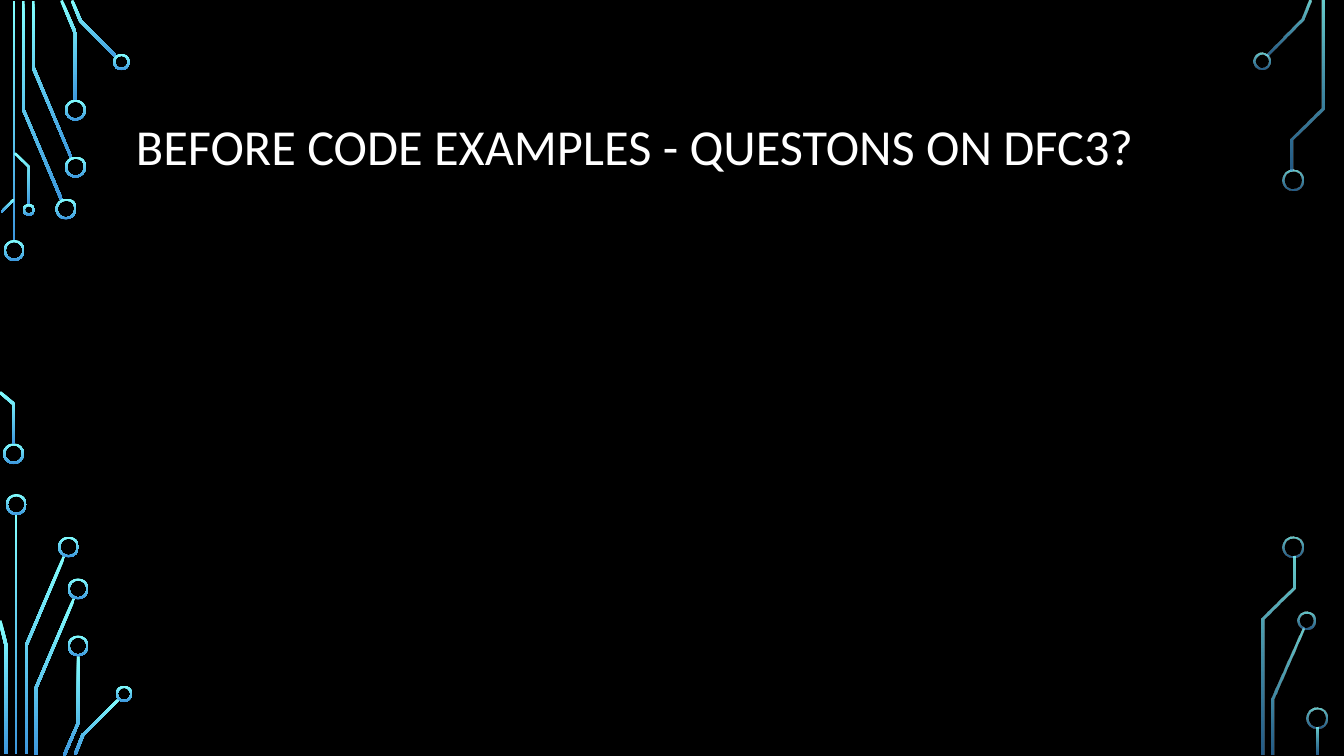
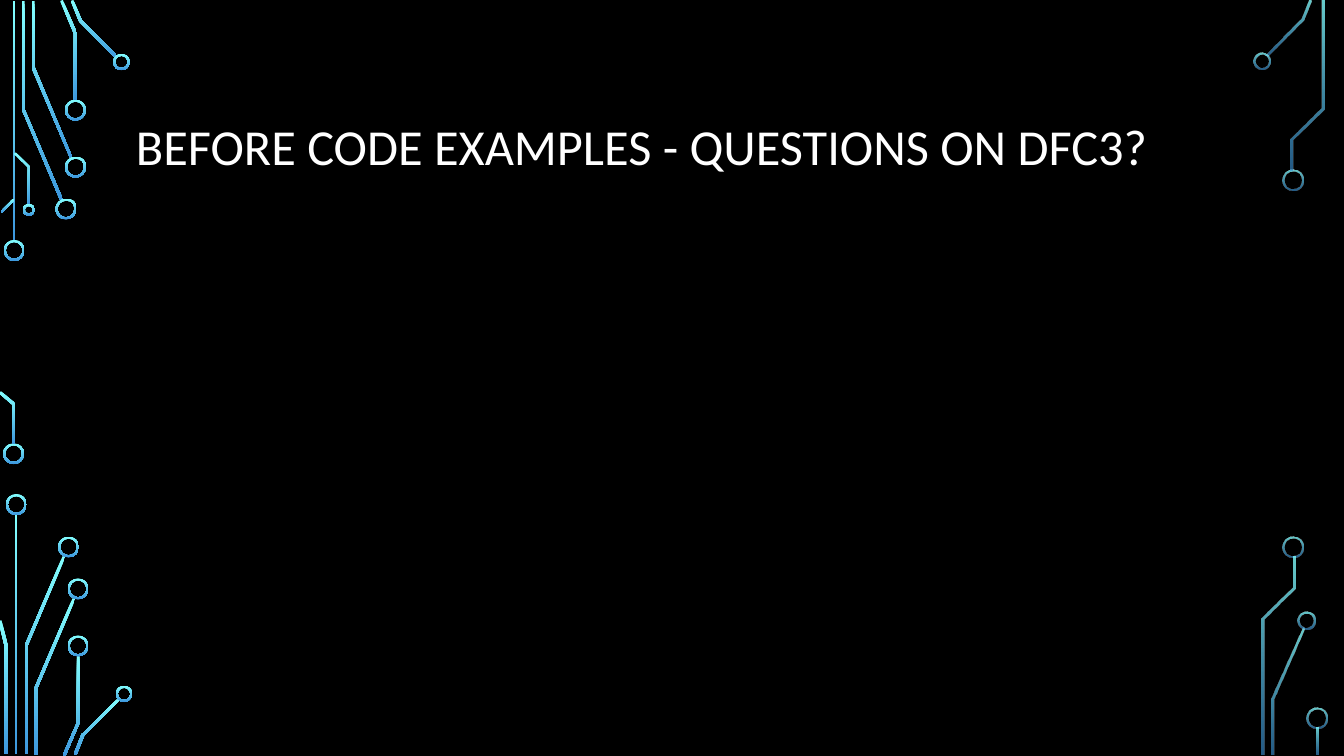
Before and after one commit to durandaltheta/3, a slide deck: slide 23 of DFC3.pptx. Drawn at 1344x756 pixels with LibreOffice and Linux fonts; fonts in the diff are those of the drawing; background and template pictures are left out. Boxes give left, top, right and bottom in pixels: in the first picture for what was removed or moved away, otherwise in the second. Text is boxed around its words. In the diff, an @@ line names an element or a change of style, - is before the commit and + after.

```diff
--- a/DFC3.pptx
+++ b/DFC3.pptx
@@ title at [136, 130, 1147, 172]: text changed @@
-BEFORE CODE EXAMPLES - QUESTONS ON DFC3?
+BEFORE CODE EXAMPLES - QUESTIONS ON DFC3?
```
Also in this commit, not shown: 15 other slides changed.
